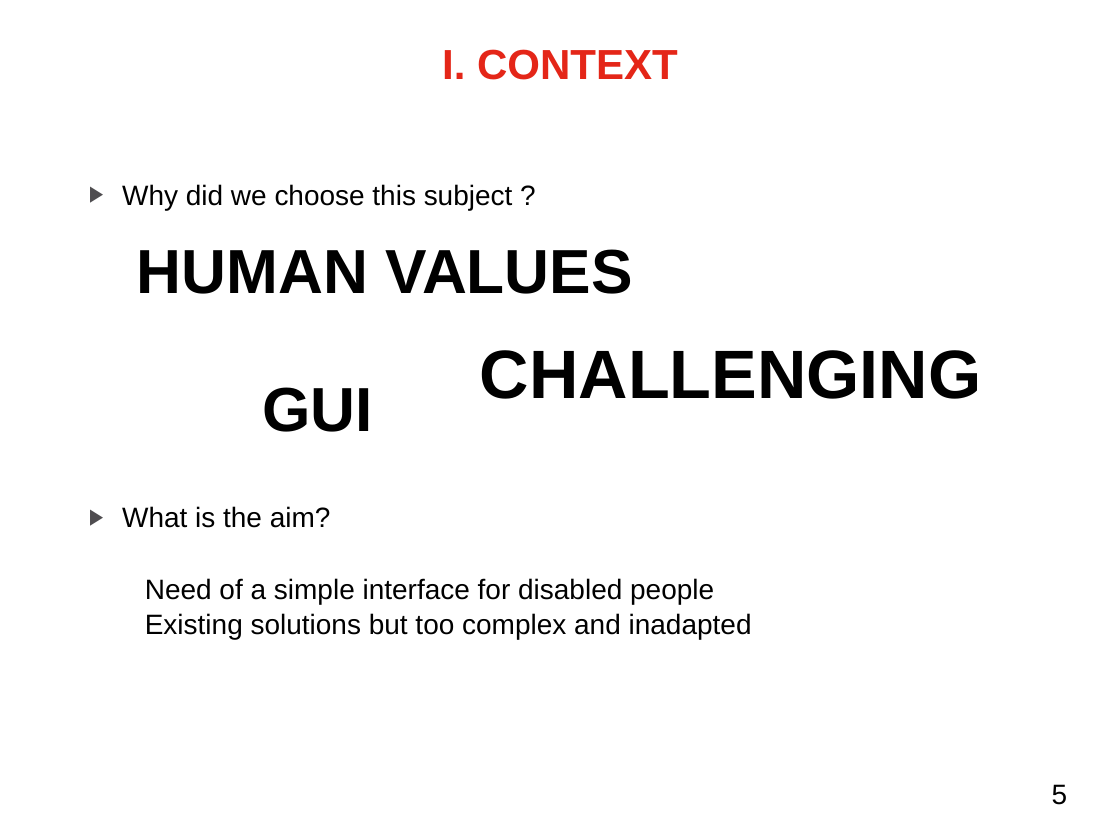
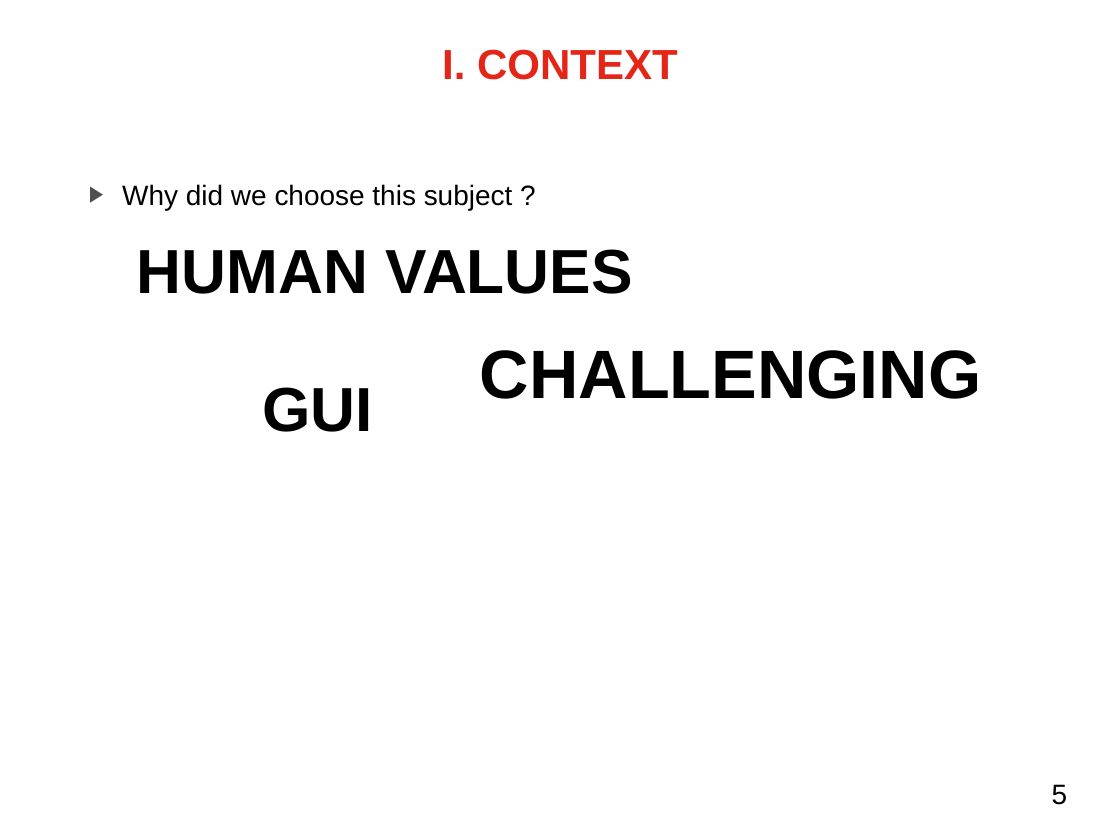
Before and after one commit to mmeven/EP_Domotique_Tablette, a slide deck: slide 5 of Rendu/Diapo_prototype_janvier.pptx. Drawn at 1120x840 pixels with LibreOffice and Linux fonts; fonts in the diff are those of the drawing; background and template pictures are left out. Boxes give left, top, right and bottom in pixels: in the first picture for what was removed or moved away, otherwise in the second. Text is boxed around its words. In the diff, an @@ line names an element or a change of style, - is before the commit and + after.

```diff
--- a/Rendu/Diapo_prototype_janvier.pptx
+++ b/Rendu/Diapo_prototype_janvier.pptx
@@ text at bbox=[122, 506, 752, 640]: paragraphs removed @@
-▶ What is the aim?
-Need of a simple interface for disabled people
-Existing solutions but too complex and inadapted
```
Also in this commit, not shown: 9 other slides changed, 4 slides added, 3 slides removed.
